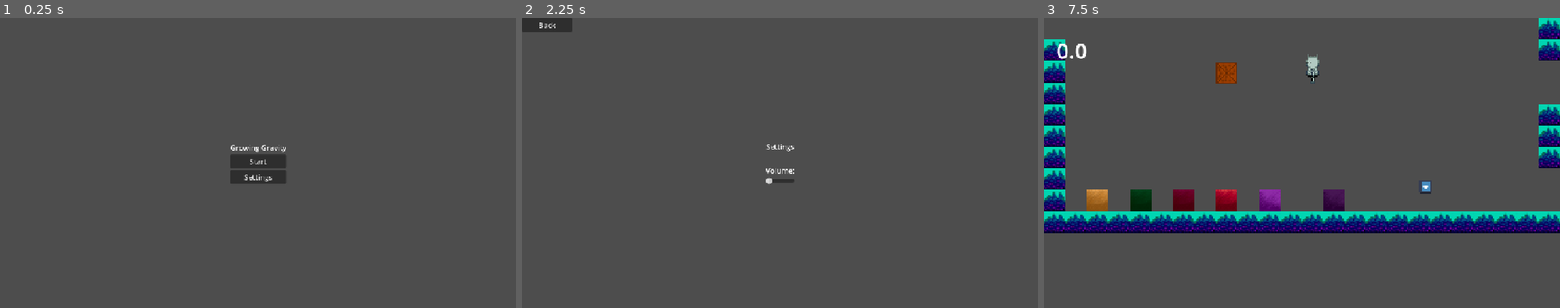
Above: before the commit, frames 1-3 (left to right).
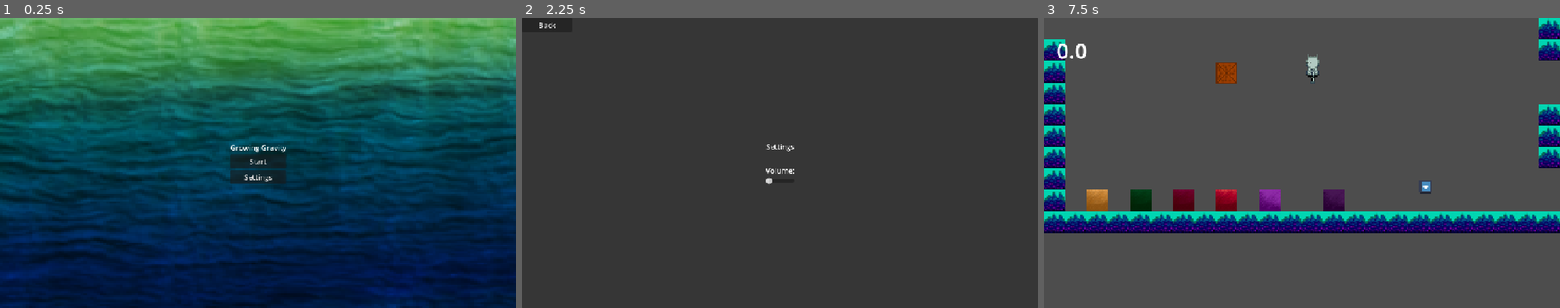
Above: after the commit, the same moments.

Repository: karelisso/R7L_fe
Game: Godot game, scene res://scenes/main_menu.tscn
Same seed, same stepped clock (60 frames per second), same inputs: the game is played once before the commit and once after it. The engine's default icon, where the game draws it, is replaced by a stand-in: a white triangle on a blue panel in a dark square.
Inputs:
- Up to frame 1 (0.25 s): no input
- Up to frame 2 (2.25 s): click "Settings" at 0.5 s; click "Back" at 1.25 s; click "Settings" at 2 s
- Up to frame 3 (7.5 s): tap Enter at 2.75, 4.25, 5.75 s; hold Right (right) 2.78-4.28 s; tap Space (jump) at 3.02, 3.5, 3.77, 5, 5.27, 6.02, 6.5, 6.77 s; hold Left (left) 4.28-5.03 s; hold Right (right) 5.03-6.53 s; tap C (load) at 6.4 s; hold Left (left) 6.53-7.25 s; tap Escape (pause) at 7.15 s; click "Start" at 7.25 s

The runs differ from the first frame. In frame 1, 100% of the frame differs, in the area x 0-100%, y 0-100%; in frame 2, less than 0.1%; in frame 3, nothing differs.

Commit message:
added textures in menus

Diff:
--- a/scenes/main_menu.tscn
+++ b/scenes/main_menu.tscn
@@ -1,6 +1,7 @@
 [gd_scene format=3 uid="uid://cy8cjflrwm8at"]
 
 [ext_resource type="Script" uid="uid://126uw2whleyc" path="res://scripts/main_menu.gd" id="1_l6cm7"]
+[ext_resource type="Texture2D" uid="uid://bq5vcjepgploe" path="res://textures/tiles/teszt alap egész kitöltve.png" id="2_ekxnf"]
 
 [node name="MainMenu" type="Control" unique_id=1265709389]
 layout_mode = 3
@@ -10,6 +11,15 @@
 grow_horizontal = 2
 grow_vertical = 2
 script = ExtResource("1_l6cm7")
+
+[node name="TextureRect" type="TextureRect" parent="." unique_id=945558932]
+layout_mode = 1
+anchors_preset = 15
+anchor_right = 1.0
+anchor_bottom = 1.0
+grow_horizontal = 2
+grow_vertical = 2
+texture = ExtResource("2_ekxnf")
 
 [node name="BoxContainer" type="BoxContainer" parent="." unique_id=2095852810]
 layout_mode = 1
--- a/scenes/pause_menu.tscn
+++ b/scenes/pause_menu.tscn
@@ -12,6 +12,13 @@
 script = ExtResource("1_n87rw")
 
 [node name="CanvasLayer" type="CanvasLayer" parent="." unique_id=523960765]
+
+[node name="background" type="Panel" parent="CanvasLayer" unique_id=1491839035]
+anchors_preset = 15
+anchor_right = 1.0
+anchor_bottom = 1.0
+grow_horizontal = 2
+grow_vertical = 2
 
 [node name="BoxContainer" type="BoxContainer" parent="CanvasLayer" unique_id=1298431062]
 anchors_preset = 8
--- a/scenes/settings_menu.tscn
+++ b/scenes/settings_menu.tscn
@@ -12,6 +12,13 @@
 script = ExtResource("1_05p07")
 
 [node name="CanvasLayer" type="CanvasLayer" parent="." unique_id=885255334]
+
+[node name="background" type="Panel" parent="CanvasLayer" unique_id=9744110]
+anchors_preset = 15
+anchor_right = 1.0
+anchor_bottom = 1.0
+grow_horizontal = 2
+grow_vertical = 2
 
 [node name="BackButton" type="Button" parent="CanvasLayer" unique_id=624319492]
 offset_right = 112.0
--- a/scripts/main_menu.gd
+++ b/scripts/main_menu.gd
@@ -9,7 +9,6 @@
 	add_sibling(instance)
 	call_deferred("queue_free")
 
-
 func _on_settings_button_button_down() -> void:
 	settings_menu = load("res://scenes/settings_menu.tscn")
 	var instance = settings_menu.instantiate()
--- a/scripts/pause_menu.gd
+++ b/scripts/pause_menu.gd
@@ -2,6 +2,10 @@
 
 @onready var main_menu = preload("res://scenes/main_menu.tscn")
 @onready var settings_menu = preload("res://scenes/settings_menu.tscn")
+@onready var background: Panel = $CanvasLayer/background
+
+func _ready() -> void:
+	background.modulate = Color(0, 0, 0, 0.5)
 
 func _process(delta: float) -> void:
 	if Input.is_action_just_pressed("pause"):
--- a/scripts/settings_menu.gd
+++ b/scripts/settings_menu.gd
@@ -1,6 +1,10 @@
 extends Control
 
 @onready var scene
+@onready var background: Panel = $CanvasLayer/background
+
+func _ready() -> void:
+	background.modulate = Color(0, 0, 0, 0.5)
 
 func _process(delta: float) -> void:
 	if Input.is_action_just_pressed("pause"):
